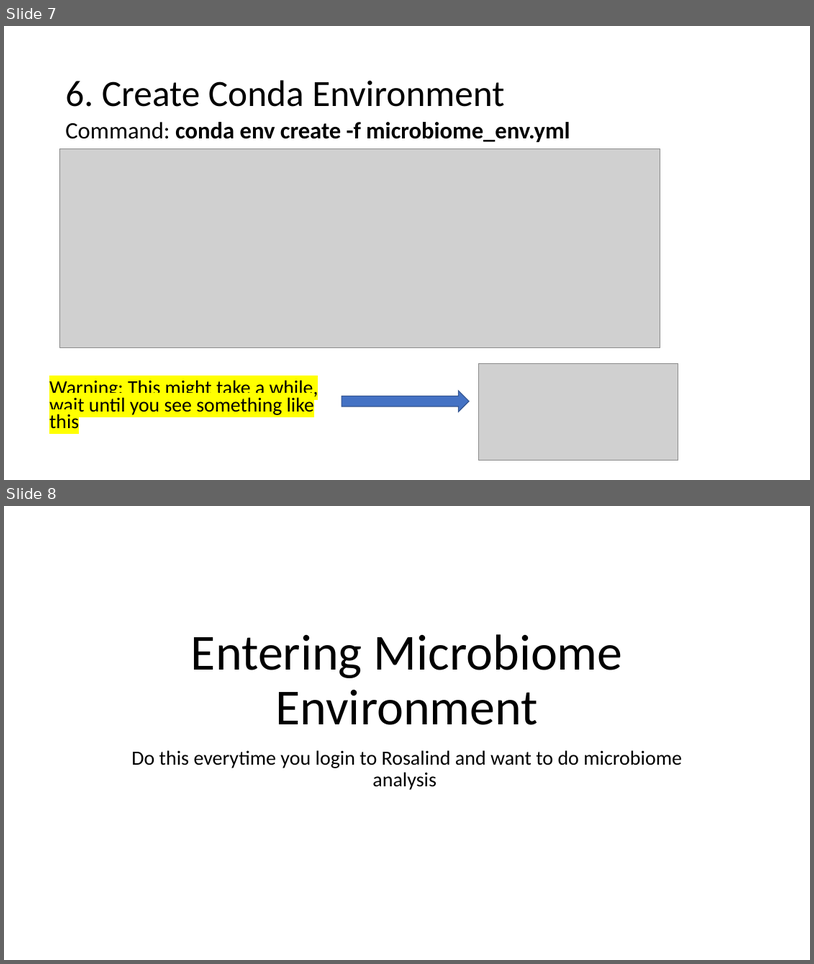
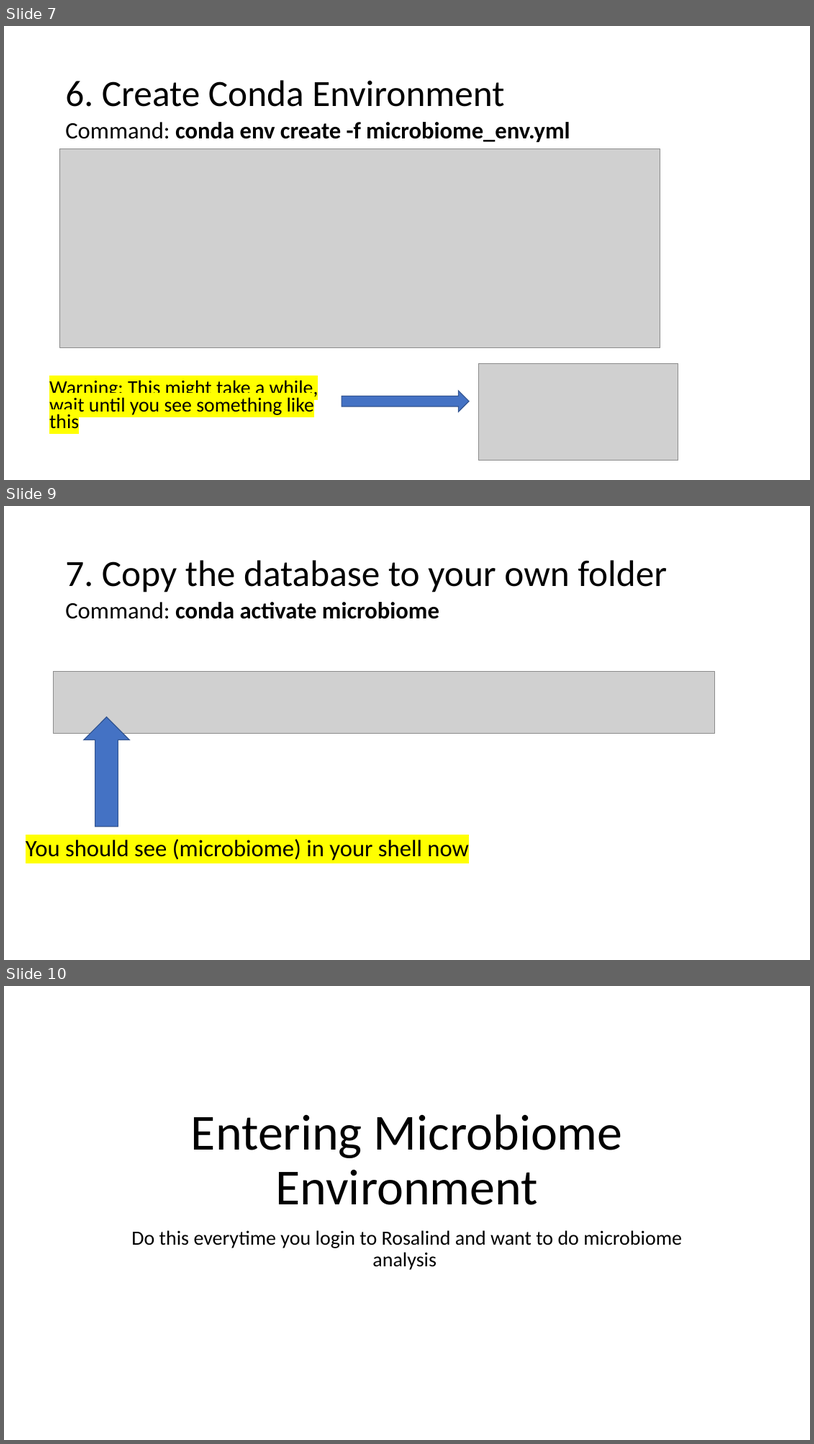
Before and after one commit to muharif/MicrobiomeKCL2020, a slide deck: MicrobiomeWS/Microbiome_Install.pptx. Shown one above the other, each under a label of ours: slides 7 and 8 before the commit, slides 7, 9 and 10 after it; the slides between them are not shown. The pictures are 814x964 and 814x1444 pixels, drawn with LibreOffice and Linux fonts; fonts in the diff are those of the drawing; grey boxes stand for pictures. Boxes give left, top, right and bottom in pixels: in the first picture for what was removed or moved away, otherwise in the second. Text is boxed around its words. In the diff, an @@ line names an element or a change of style, - is before the commit and + after.

```diff
--- a/MicrobiomeWS/Microbiome_Install.pptx
+++ b/MicrobiomeWS/Microbiome_Install.pptx
@@ slide 9 added at (x1=4, y1=506, x2=810, y2=960), background #FFFFFF @@
@@ title added at (x1=65, y1=560, x2=668, y2=592), 44 pt, text #000000 @@
+7. Copy the database to your own folder
@@ text added at (x1=65, y1=602, x2=440, y2=619), 28 pt, text #000000, bold @@
+Command: conda activate microbiome
@@ picture added at (x1=53, y1=672, x2=715, y2=733) @@
@@ down arrow added at (x1=84, y1=717, x2=130, y2=826), fill #4472C4, outline #325491 1 pt @@
@@ text added at (x1=26, y1=839, x2=469, y2=860), 28 pt, text #000000 @@
+You should see (microbiome) in your shell now
@@ what was slide 8 is now slide 10 @@
```
Also in this commit, not shown: 1 slide changed, 1 other slide added, 1 other file.
